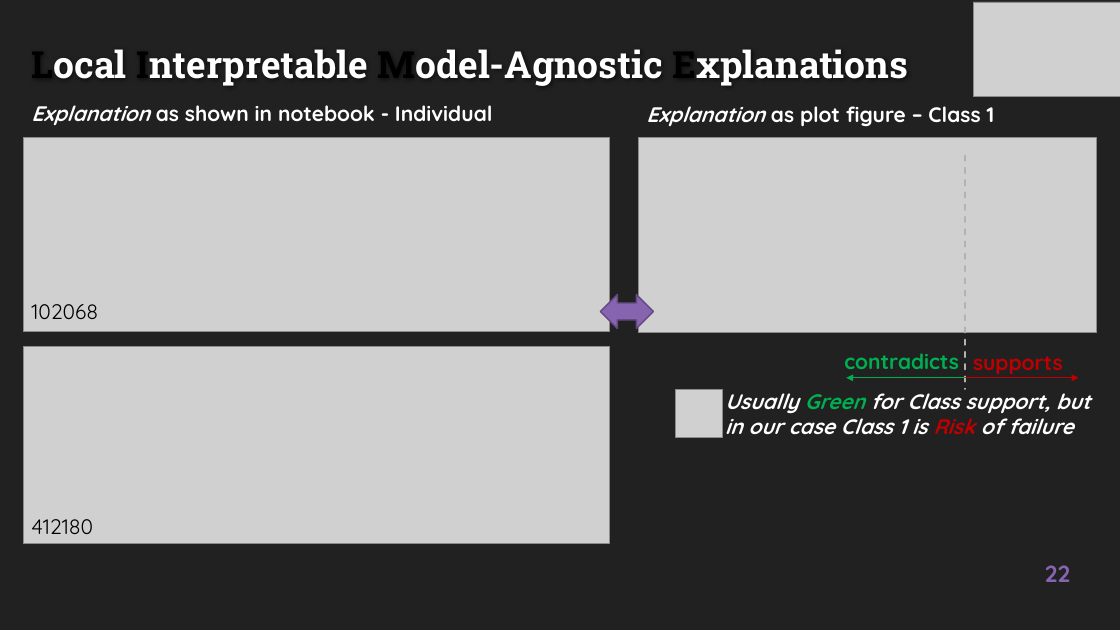
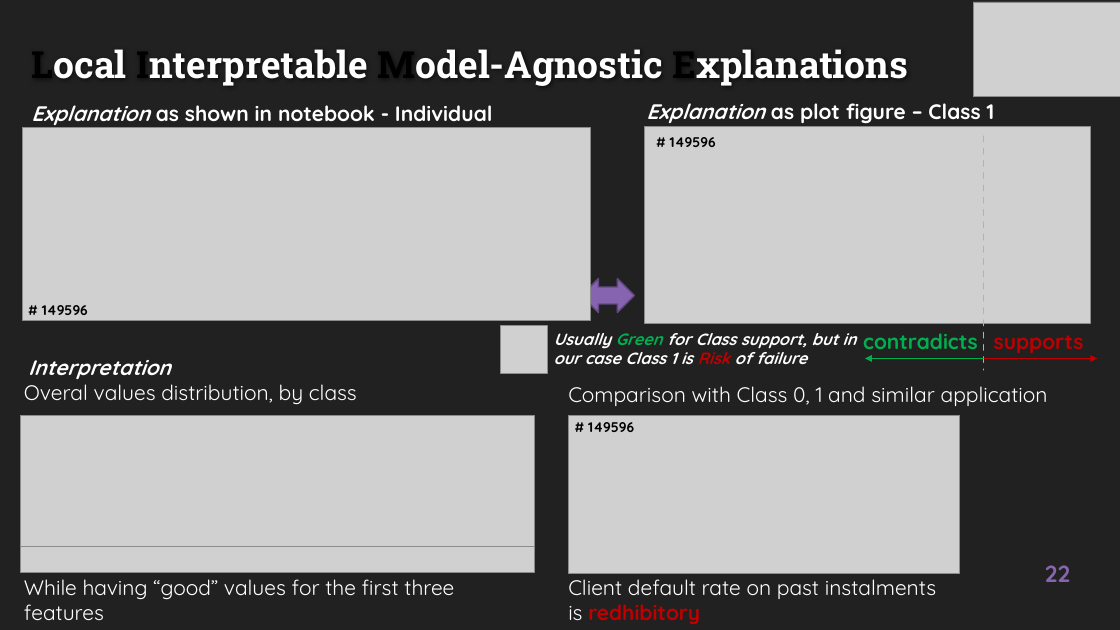
Before and after one commit to EtienneLardeur/P7_Scoring, a slide deck: slide 22 of P7_Support.pptx. Drawn at 1120x630 pixels with LibreOffice and Linux fonts; fonts in the diff are those of the drawing; grey boxes stand for pictures; background and template pictures are left out. Boxes give left, top, right and bottom in pixels: in the first picture for what was removed or moved away, otherwise in the second. Text is boxed around its words. In the diff, an @@ line names an element or a change of style, - is before the commit and + after.

```diff
--- a/P7_Support.pptx
+++ b/P7_Support.pptx
@@ picture: place and size @@
-picture at bbox=[23, 138, 609, 332]
+picture at bbox=[23, 128, 591, 320]
@@ picture: place and size @@
-picture at bbox=[639, 138, 1097, 333]
+picture at bbox=[644, 127, 1091, 323]
@@ text added at bbox=[670, 137, 716, 147], 12 pt, text #000000, bold @@
+# 149596
@@ left right arrow: place and size @@
-left right arrow at bbox=[601, 295, 654, 329]
+left right arrow at bbox=[581, 279, 634, 313]
@@ text added at bbox=[42, 305, 88, 315], 12 pt, text #000000, bold @@
+# 149596
@@ picture: place and size @@
-picture at bbox=[676, 390, 723, 437]
+picture at bbox=[500, 326, 547, 373]
@@ text "Usually Green for Class support, ...": place and size @@
-text "Usually Green for Class support, ..." at bbox=[725, 388, 1090, 434]
+text "Usually Green for Class support, ..." at bbox=[554, 333, 857, 364]
@@ text "Usually Green for Class support, ..." at bbox=[554, 333, 857, 364]: size 18 to 14 pt @@
@@ 2 texts, 2 arrows, 1 line: place and size @@
-2 texts, 2 arrows, 1 line at bbox=[844, 155, 1079, 389]
+2 texts, 2 arrows, 1 line at bbox=[863, 136, 1097, 370]
@@ text added at bbox=[24, 384, 357, 404], 18 pt, text #FFFFFF @@
+Overal values distribution, by class
@@ text added at bbox=[28, 360, 171, 379], 18 pt, text #FFFFFF, bold, italic @@
+Interpretation
@@ text added at bbox=[568, 386, 1048, 406], 18 pt, text #FFFFFF @@
+Comparison with Class 0, 1 and similar application
@@ picture: place and size @@
-picture at bbox=[23, 346, 609, 544]
+picture at bbox=[21, 416, 534, 546]
@@ picture added at bbox=[568, 416, 960, 574] @@
@@ text added at bbox=[588, 422, 634, 432], 12 pt, text #000000, bold @@
+# 149596
@@ text removed at bbox=[31, 519, 93, 534] @@
-412180
@@ picture added at bbox=[21, 547, 534, 573] @@
@@ text added at bbox=[24, 579, 454, 620], 18 pt, text #FFFFFF @@
+While having “good” values for the first three features
@@ text added at bbox=[568, 573, 936, 624], 18 pt, text #FFFFFF @@
+Client default rate on past instalments is redhibitory
```
Also in this commit, not shown: 6 other slides changed, 1 slide added, 1 slide removed, 2 other files.
